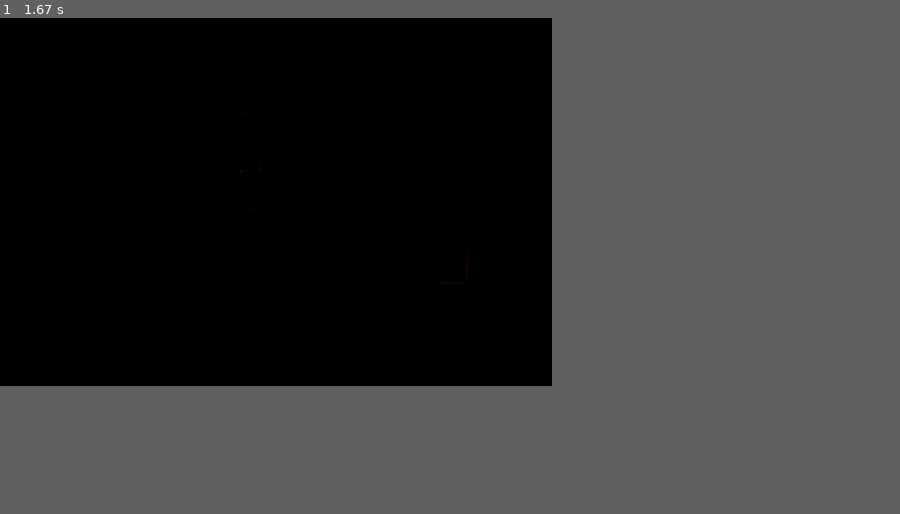
Above: before the commit, frame 1.
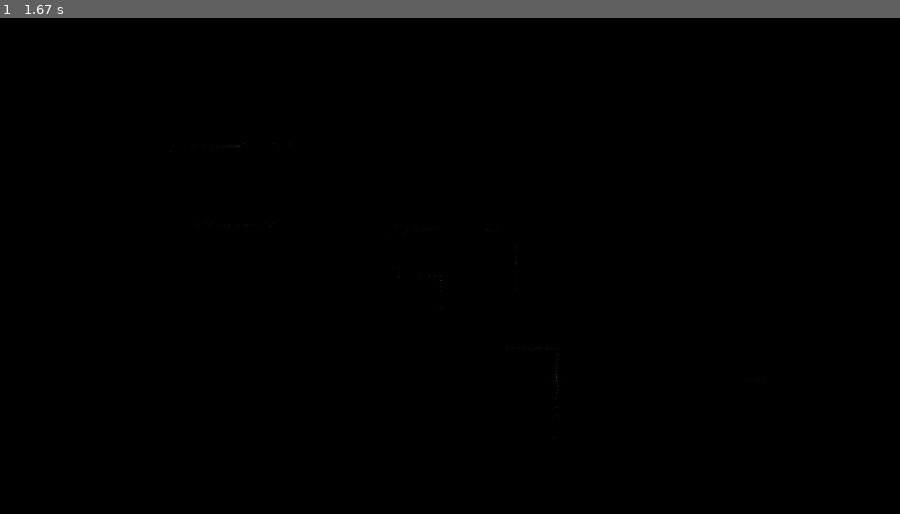
Above: after the commit, the same moment.

Repository: Amanuel-1/SLAM
Game: pygame game, started from main.py
Same seed, same stepped clock (60 frames per second), same inputs: the game is played once before the commit and once after it.
Inputs (mouse positions are in pixels of both pictures, inside the frame that each line leads up to):
- Up to frame 1 (1.67 s): click (450, 266) at 0.38 s; click (540, 375) at 0.72 s; click (783, 439) at 1.05 s; click (234, 166) at 1.38 s
In our replay, the window is 552x368 before the commit and 900x496 after it. These sizes can differ from the game's own. Grey fills any space a smaller window leaves; there, only what the larger window draws over its background counts as a difference.

The runs differ from the first frame. In frame 1, less than 0.1% of the frame differs, in the area x 18-85%, y 18-81%.

Commit message:
attempt- add lines

Diff:
--- a/config.py
+++ b/config.py
@@ -3,8 +3,8 @@
 """Configuration constants for SLAM simulation"""
 
 # World settings
-WORLD_WIDTH = 1200
-WORLD_HEIGHT = 700
+WORLD_WIDTH = 2500  # Optimized for 27" 2K display (2560x1440)
+WORLD_HEIGHT = 1380
 MAP_RESOLUTION = 0.05  # meters per pixel
 FPS = 60
 
--- a/robot/sensors.py
+++ b/robot/sensors.py
@@ -3,7 +3,7 @@
 from typing import List, Tuple
 import numpy as np
 from utils.noise import add_gaussian_noise
-from utils.geometry import distance,lerp
+from utils.geometry import distance,lerp,draw_line
 
 import config
 import math
@@ -46,9 +46,11 @@
 
         (xi,yi) = self.pos
         for theta in np.linspace(0, config.LIDAR_FOV, 50):
+
             xj = xi + (config.LIDAR_RANGE * math.cos(theta))
             yj = yi + (config.LIDAR_RANGE * math.sin(theta))
 
+            # draw_line(self.map,self.pos,(xj,yj))
             for i in range(100):
                 u = i/100
                 x = int(lerp(xi,xj,u))
--- /dev/null
+++ b/utils/extraction.py
@@ -0,0 +1,19 @@
+from abc import ABC,abstractmethod
+from typing import List,Tuple
+class LineExtraction(ABC):
+
+    """
+        - this is a base class for all line extraction algorithm
+    """
+    @abstractmethod
+    def extract(point_cloud:List[Tuple]):
+        "pass"
+
+
+class IncrementalExtraction(LineExtraction):
+
+    def _check_line_condition(line_model):
+
+
+    def extract(point_cloud:List[Tuple]):
+        "pass"
--- a/utils/geometry.py
+++ b/utils/geometry.py
@@ -1,6 +1,7 @@
 """Geometric transformation utilities"""
 import numpy as np
 import math
+import pygame
 from typing import Tuple
 
 
@@ -57,3 +58,10 @@
     y = yi + distance * math.sin(angle)
 
     return (x,y)
+
+
+def draw_line(surface,p1,p2):
+    xi,yi = p1
+    x2,y2 = p2
+
+    pygame.draw.line(surface,(255,0,0),p1,p2)
--- a/world/world.py
+++ b/world/world.py
@@ -2,19 +2,24 @@
 from typing import Optional, List, Dict
 from utils.geometry import polar2p
 import pygame
+import config
 
 
 
 class World:
     """Manages the simulation environment"""
 
-    def __init__(self, map_path:str , width: int = 1200, height: int = 700):
+    def __init__(self, map_path:str , width: int = None, height: int = None):
         self.map_path = map_path
 
-        # Load image first to get its dimensions
-        temp_img = pygame.image.load(self.map_path)
-        self.width = temp_img.get_width()
-        self.height = temp_img.get_height()
+        # Use config dimensions if not provided
+        if width is None:
+            width = config.WORLD_WIDTH
+        if height is None:
+            height = config.WORLD_HEIGHT
+
+        self.width = width
+        self.height = height
 
         self.robot = None
         self.landmarks = []
@@ -27,21 +32,22 @@
 
         self.time = 0.0
         print(f"""
-            this is a test and the dimention of the image is {self.width}x{self.height}
+            Window dimensions: {self.width}x{self.height}
         """)
 
 
     def _init_world(self):
         try:
             map_blob = pygame.image.load(self.map_path)
-            self.width = map_blob.get_width()
-            self.height = map_blob.get_height()
+            original_width = map_blob.get_width()
+            original_height = map_blob.get_height()
 
+            # Scale the map to fit the window dimensions
+            map_blob = pygame.transform.scale(map_blob, (self.width, self.height))
 
             # apply the map into the environment
             self.map.blit(map_blob, (0, 0))
-            # pygame.display.flip()
-            print(f"Map loaded successfully from {self.map_path}")
+            print(f"Map loaded and scaled from {original_width}x{original_height} to {self.width}x{self.height}")
         except Exception as e:
             print(f"Error loading map: {e}")
             # Fill with white background as fallback
@@ -58,7 +64,7 @@
 
     def visualize_point_cloud(self):
         for (x,y) in self.point_cloud:
-            self.map.set_at((int(x), int(y)), (255, 0, 0))
+            self.map.set_at((int(x), int(y)), (50, 200, 50))
 
 
 
Binary file added: world/maps/cave1.png
Binary file added: world/maps/cave2.png
Binary file added: world/maps/cave3.png
